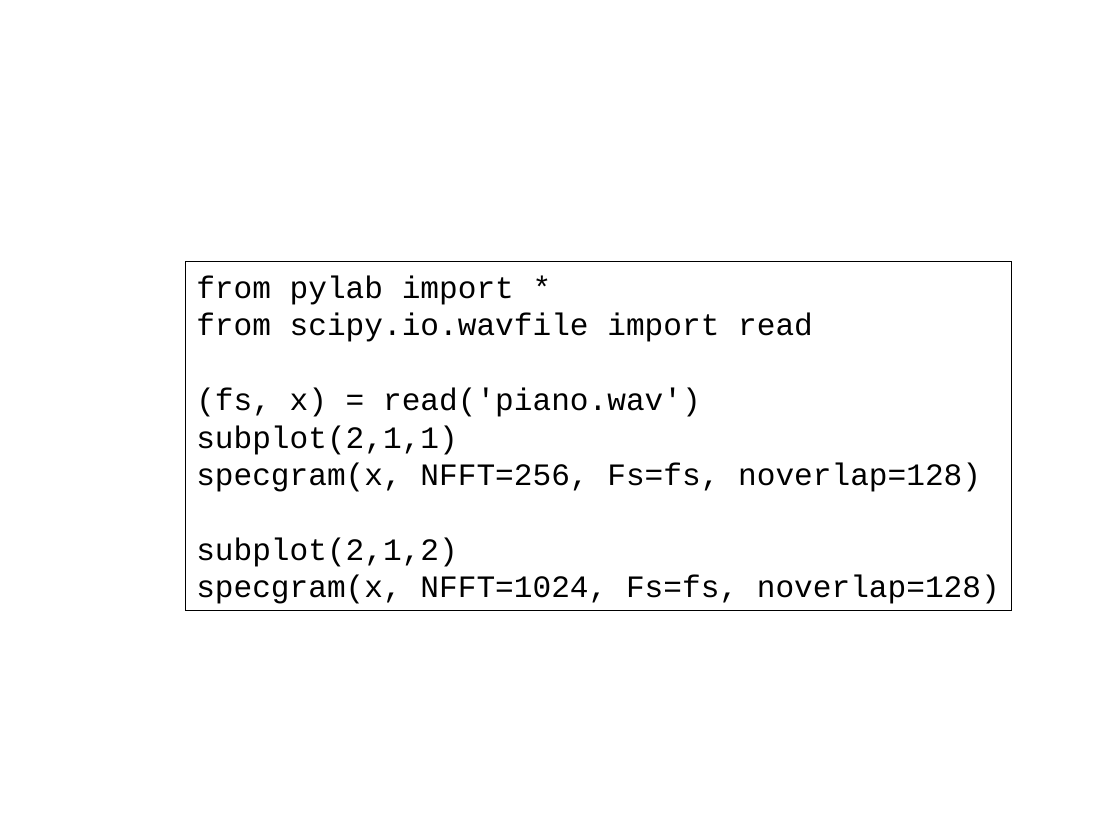
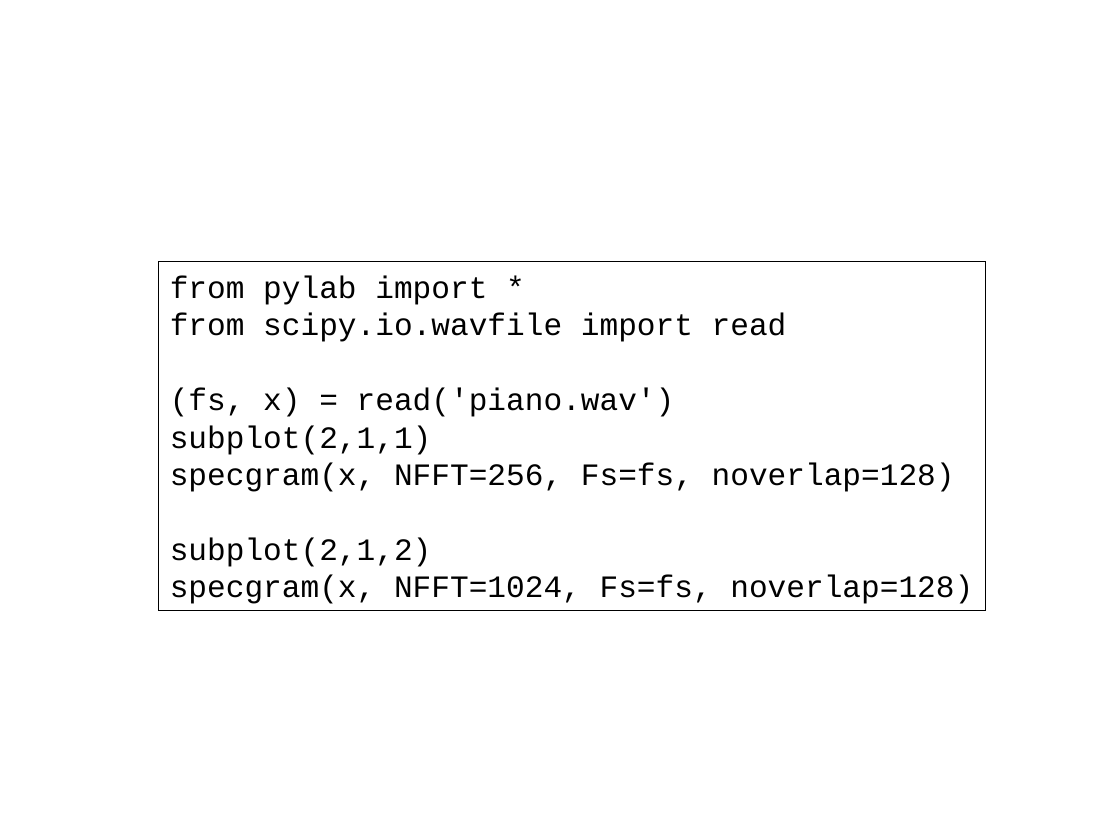
Before and after one commit to MTG/sms-tools, a slide deck: slide 23 of teaching-material/lectures/lect4-STFT/4-STFT.odp (slide 22 before the commit). Drawn at 1120x840 pixels with LibreOffice and Linux fonts; fonts in the diff are those of the drawing. Boxes give left, top, right and bottom in pixels: in the first picture for what was removed or moved away, otherwise in the second. Text is boxed around its words. In the diff, an @@ line names an element or a change of style, - is before the commit and + after.

```diff
--- a/teaching-material/lectures/lect4-STFT/4-STFT.odp
+++ b/teaching-material/lectures/lect4-STFT/4-STFT.odp
@@ rectangle "from pylab import *" moved from (x1=185, y1=262, x2=1011, y2=610) to (x1=159, y1=262, x2=986, y2=610) @@
```
Also in this commit, not shown: 12 other slides changed, 1 slide added, 15 other files.
